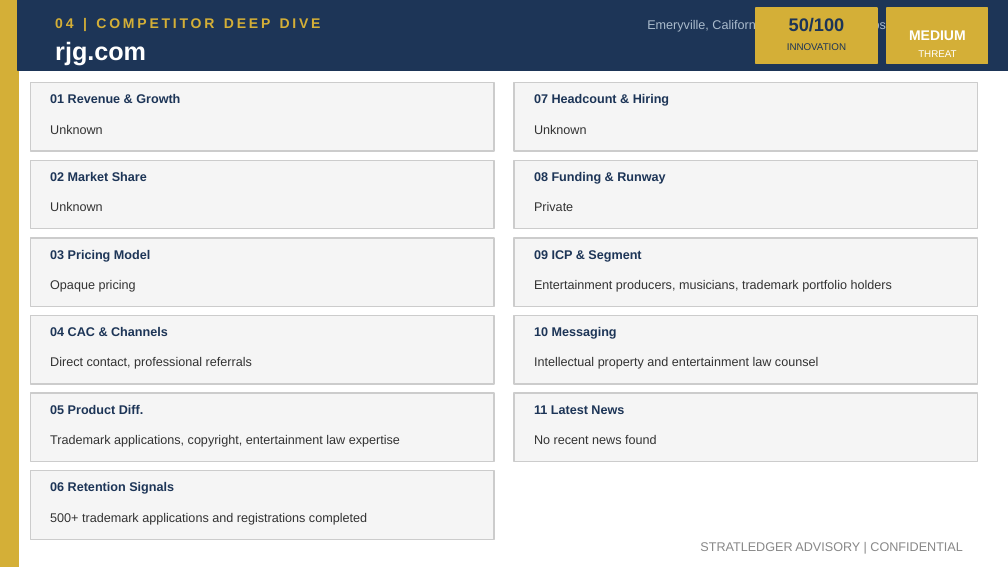
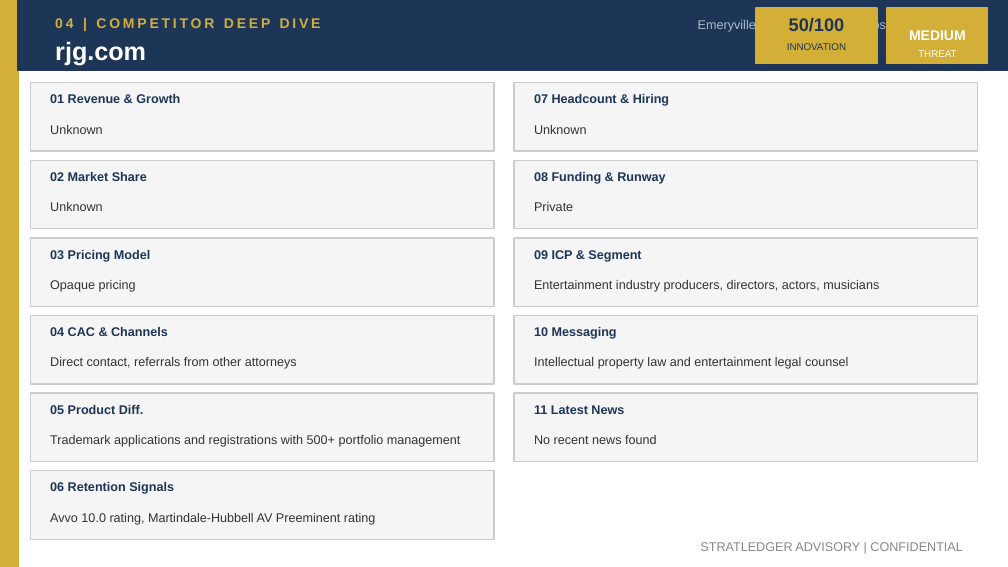
Before and after one commit to apexmakeshop-dot/droplet-commands, a slide deck: slide 6 of mesh_bioplastics_CI_Report.pptx. Drawn at 1008x567 pixels with LibreOffice and Linux fonts; fonts in the diff are those of the drawing. Boxes give left, top, right and bottom in pixels: in the first picture for what was removed or moved away, otherwise in the second. Text is boxed around its words. In the diff, an @@ line names an element or a change of style, - is before the commit and + after.

```diff
--- a/mesh_bioplastics_CI_Report.pptx
+++ b/mesh_bioplastics_CI_Report.pptx
@@ text at [698, 19, 968, 32]: text changed @@
-Emeryville, California, United States | https://www.rjg.com
+Emeryville, California, USA | https://www.rjg.com
@@ text at [534, 280, 879, 292]: text changed @@
-Entertainment producers, musicians, trademark portfolio holders
+Entertainment industry producers, directors, actors, musicians
@@ text at [50, 357, 297, 369]: text changed @@
-Direct contact, professional referrals
+Direct contact, referrals from other attorneys
@@ text at [534, 357, 848, 369]: text changed @@
-Intellectual property and entertainment law counsel
+Intellectual property law and entertainment legal counsel
@@ text at [50, 435, 461, 447]: text changed @@
-Trademark applications, copyright, entertainment law expertise
+Trademark applications and registrations with 500+ portfolio management
@@ text at [50, 513, 376, 525]: text changed @@
-500+ trademark applications and registrations completed
+Avvo 10.0 rating, Martindale-Hubbell AV Preeminent rating
```
Also in this commit, not shown: 4 other slides changed.
